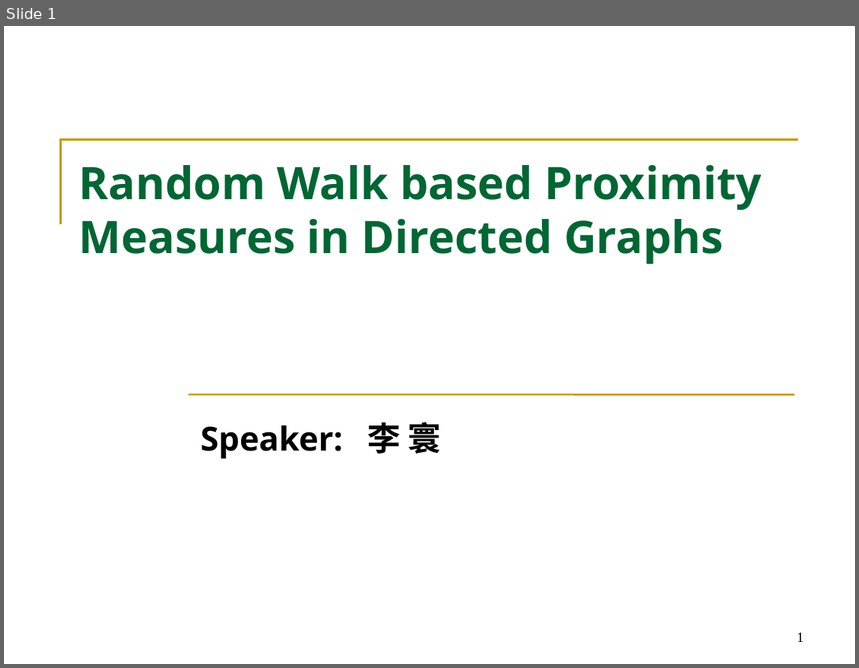
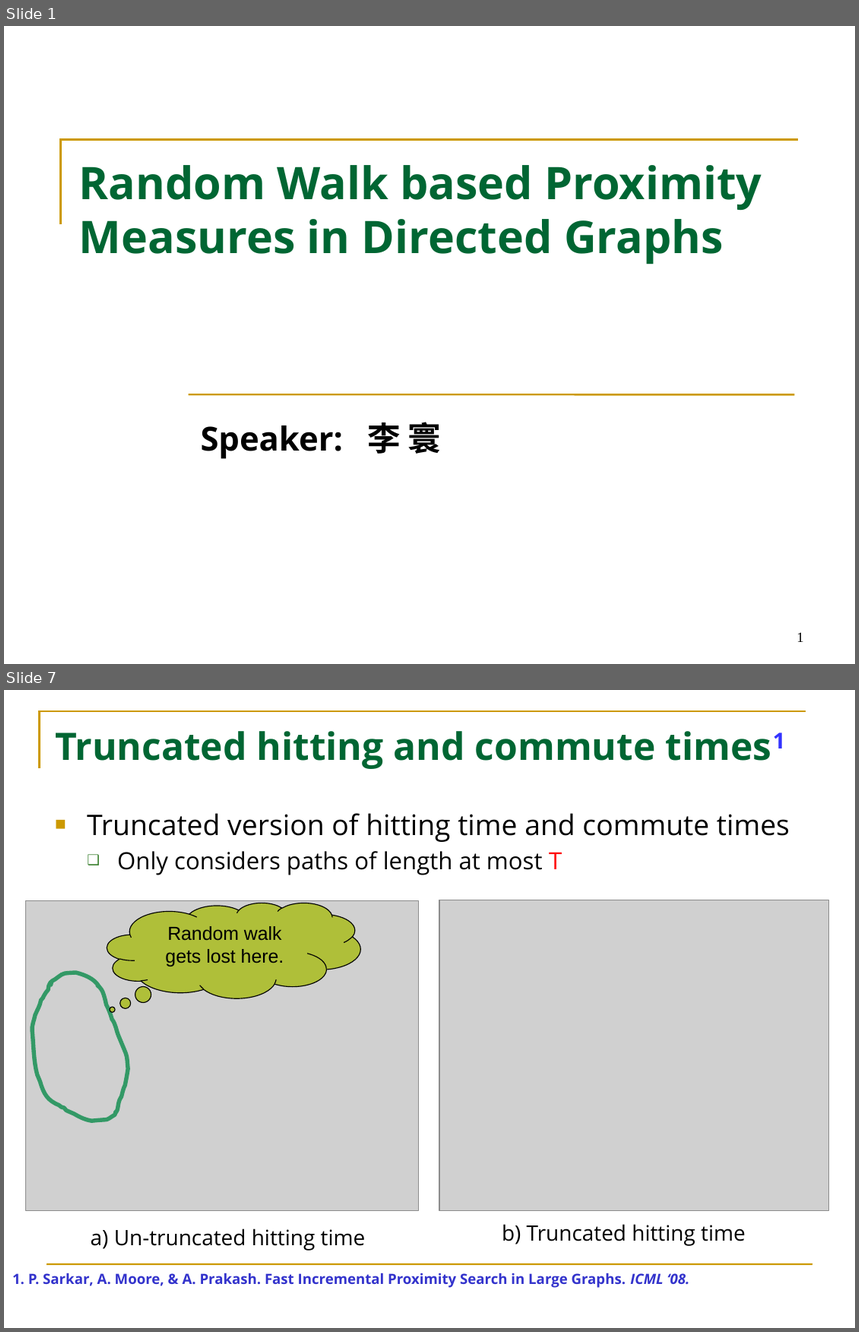
Before and after one commit to HuanSGT/rw-dir-prox, a slide deck: Random Walk based Proximity Measures in Directed Graphs.pptx. Shown one above the other, each under a label of ours: slide 1 before the commit, slides 1 and 7 after it; the slides between them are not shown. The pictures are 859x668 and 859x1332 pixels, drawn with LibreOffice and Linux fonts; fonts in the diff are those of the drawing; grey boxes stand for pictures. Boxes give left, top, right and bottom in pixels: in the first picture for what was removed or moved away, otherwise in the second. Text is boxed around its words. In the diff, an @@ line names an element or a change of style, - is before the commit and + after.

```diff
--- a/Random Walk based Proximity Measures in Directed Graphs.pptx
+++ b/Random Walk based Proximity Measures in Directed Graphs.pptx
@@ slide 7 added at (4, 690, 855, 1328), background #FFFFFF @@
@@ freeform shape added at (40, 711, 806, 768), outline #CC9900 1.5 pt @@
@@ title added at (55, 731, 656, 769), 32 pt, text #006633, bold @@
+Truncated hitting and commute times1
@@ text added at (87, 813, 790, 875), 24 pt, text #000000 @@
+■ Truncated version of hitting time and commute times
+  ❑ Only considers paths of length at most T
@@ picture added at (25, 901, 417, 1211) @@
@@ thought cloud added at (107, 903, 360, 998), fill #AFBF39, outline #000000 0.75 pt, 16 pt, text #000000 @@
+Random walk gets lost here.
@@ picture added at (439, 901, 829, 1211) @@
@@ freeform shape added at (31, 973, 127, 1122), outline #339966 3.5 pt @@
@@ text added at (91, 1229, 366, 1251), 18 pt, text #000000 @@
+a) Un-truncated hitting time
@@ text added at (502, 1224, 746, 1246), 18 pt, text #000000 @@
+b) Truncated hitting time
@@ text added at (12, 1274, 690, 1288), 12 pt, text #3333CC, bold @@
+1. P. Sarkar, A. Moore, & A. Prakash. Fast Incremental Proximity Search in Large Graphs. ICML ‘08.
@@ line added from (47, 1265) to (813, 1265), #CC9900 1.5 pt @@
```
Also in this commit, not shown: 5 slides changed, 16 other slides added, 1 slide removed, 5 other files.
